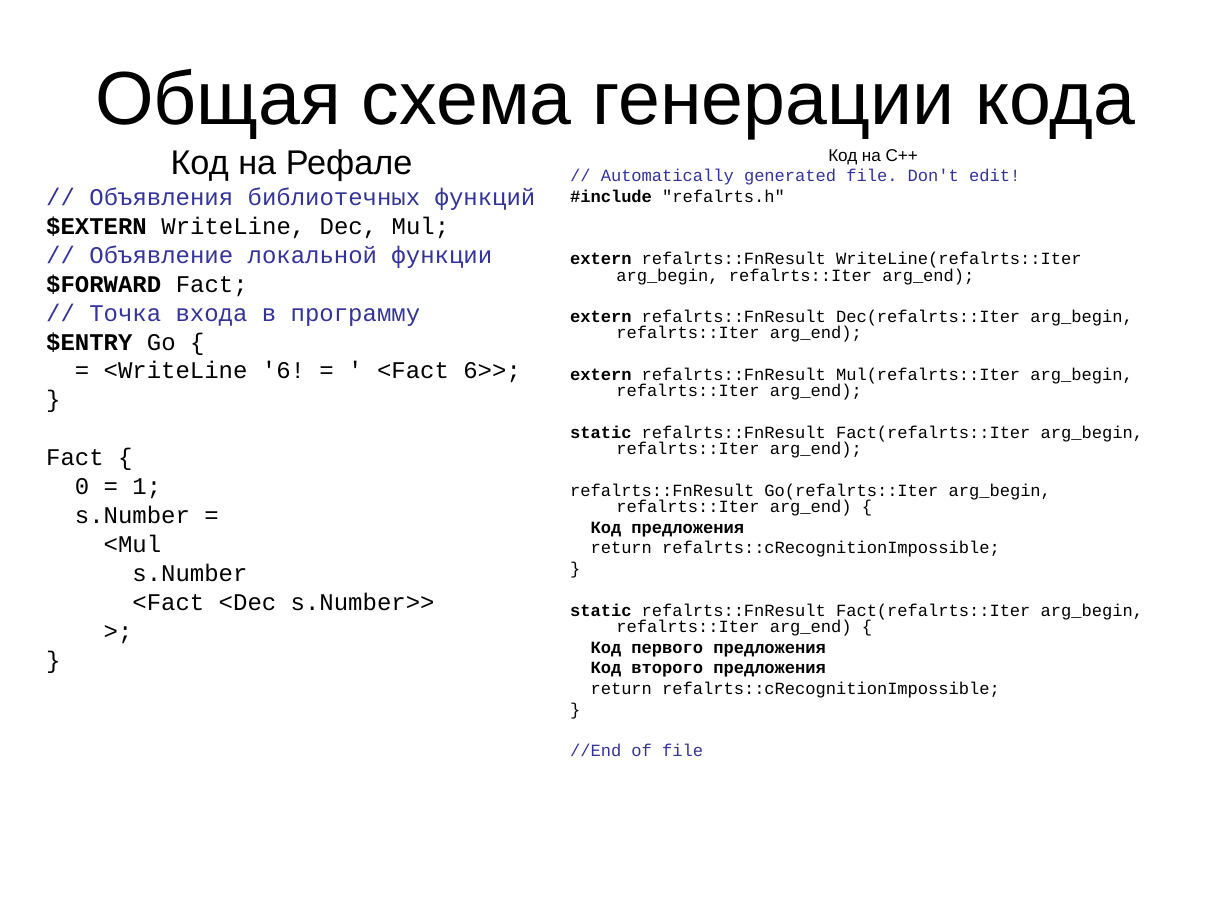
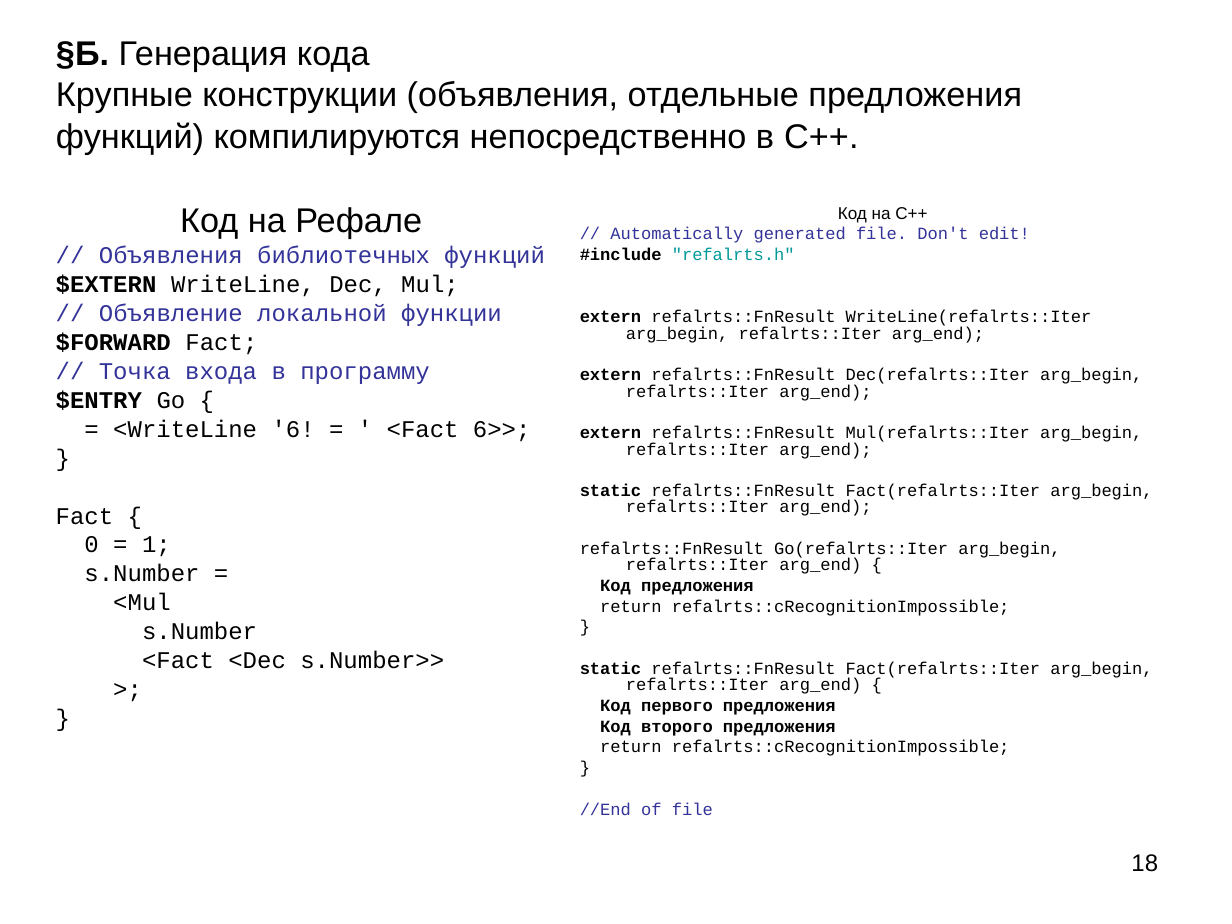
Before and after one commit to Mazdaywik/Refal-05, a slide deck: slide 18 of doc/Компилятор Простого Рефала.ppt (slide 3 before the commit). Drawn at 1232x924 pixels with LibreOffice and Linux fonts; fonts in the diff are those of the drawing. Boxes give left, top, right and bottom in pixels: in the first picture for what was removed or moved away, otherwise in the second. Text is boxed around its words. In the diff, an @@ line names an element or a change of style, - is before the commit and + after.

```diff
--- a/doc/Компилятор Простого Рефала.ppt
+++ b/doc/Компилятор Простого Рефала.ppt
@@ title added at [56, 41, 1022, 154], 20 pt, text #000000 @@
+§Б. Генерация кода
+Крупные конструкции (объявления, отдельные предложения функций) компилируются непосредственно в C++.
@@ title removed at [95, 69, 1135, 138] @@
-Общая схема генерации кода
@@ text "Код на Рефале": place and size @@
-text "Код на Рефале" at [46, 149, 536, 611]
+text "Код на Рефале" at [56, 207, 545, 669]
@@ text "Код на C++": place and size @@
-text "Код на C++" at [570, 149, 1143, 756]
+text "Код на C++" at [580, 207, 1152, 815]
@@ text at [580, 247, 795, 260]: text colour #000000 to #009999 in ""refalrts.h"" @@
@@ page number added at [1131, 854, 1158, 872], 14 pt, text #000000 @@
+18
```
Also in this commit, not shown: 9 other slides changed, 9 slides added, 6 other files.
